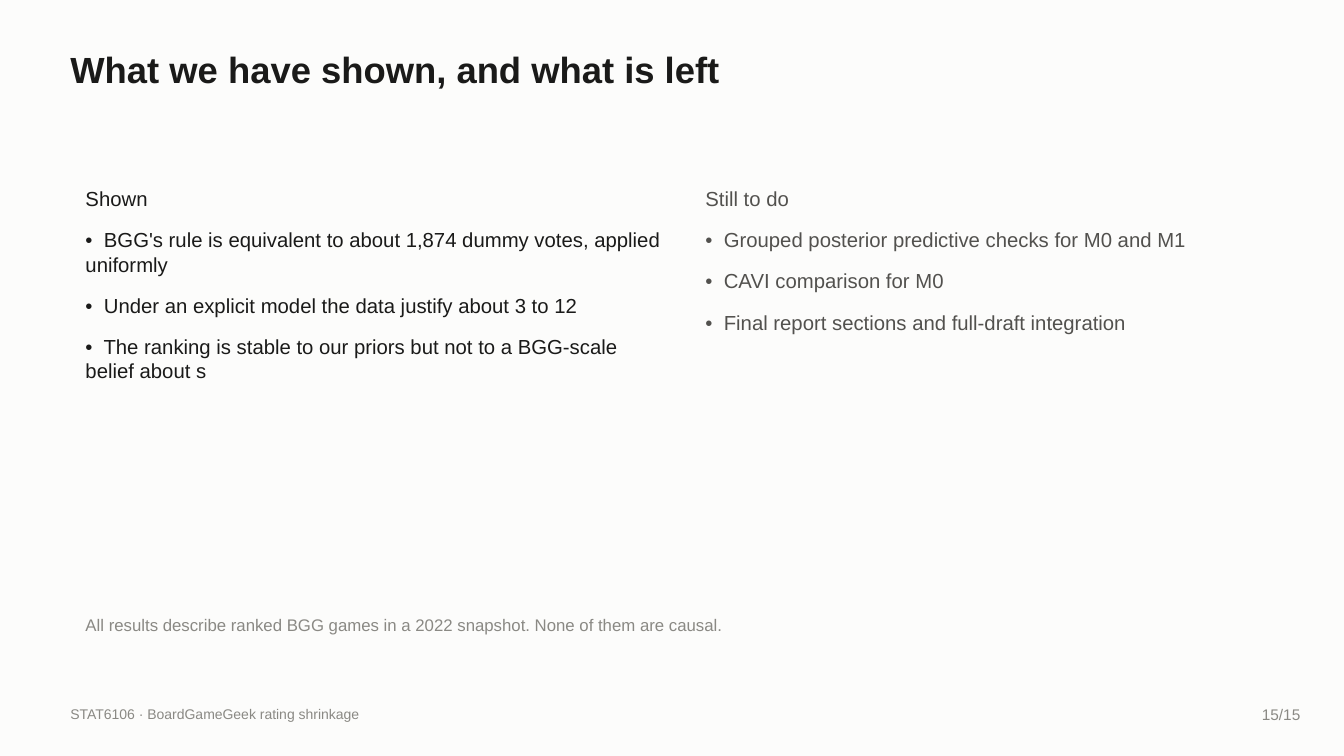
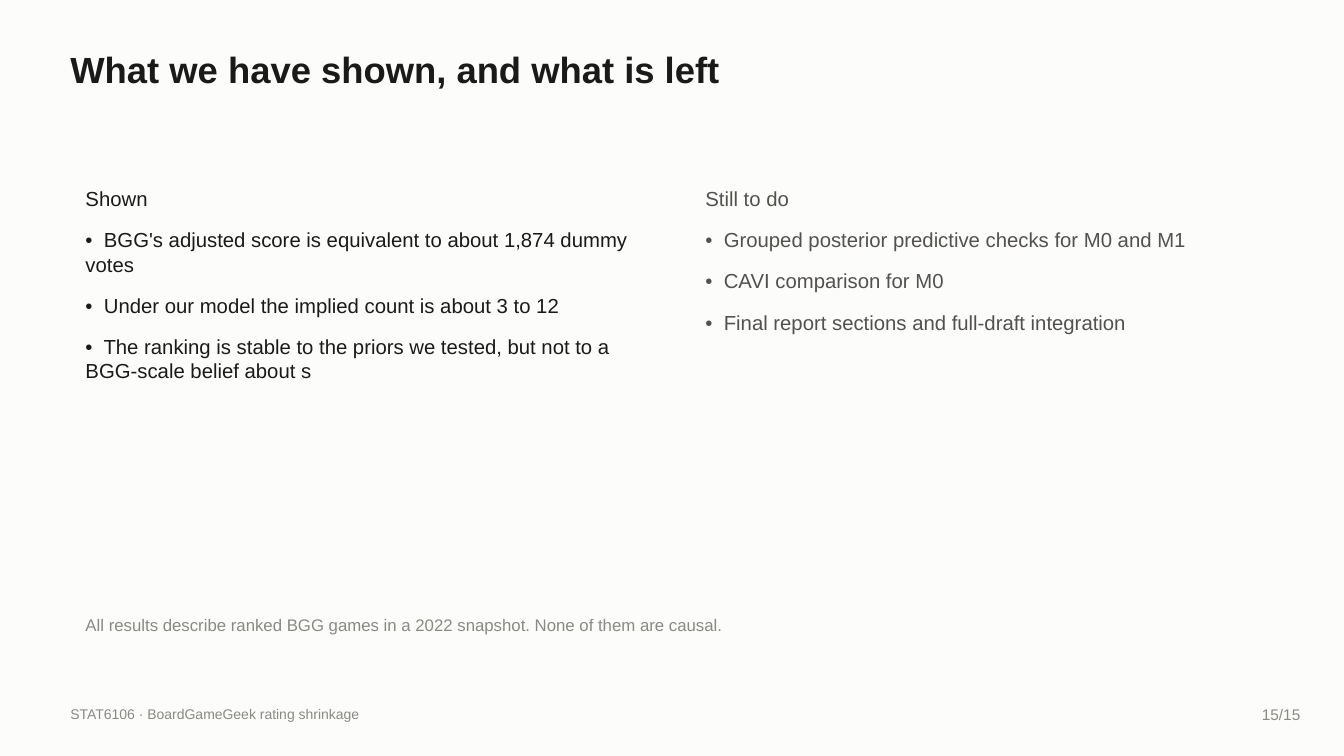
Before and after one commit to iwanttosleeeep/bayesian-boardgame-ratings, a slide deck: slide 15 of slides/Group_deck_draft.pptx. Drawn at 1344x756 pixels with LibreOffice and Linux fonts; fonts in the diff are those of the drawing. Boxes give left, top, right and bottom in pixels: in the first picture for what was removed or moved away, otherwise in the second. Text is boxed around its words. In the diff, an @@ line names an element or a change of style, - is before the commit and + after.

```diff
--- a/slides/Group_deck_draft.pptx
+++ b/slides/Group_deck_draft.pptx
@@ text at (85, 232, 627, 379): text changed @@
-• BGG's rule is equivalent to about 1,874 dummy votes, applied uniformly
-• Under an explicit model the data justify about 3 to 12
-• The ranking is stable to our priors but not to a BGG-scale belief about s
+• BGG's adjusted score is equivalent to about 1,874 dummy votes
+• Under our model the implied count is about 3 to 12
+• The ranking is stable to the priors we tested, but not to a BGG-scale belief about s
```
Also in this commit, not shown: 6 other slides changed, 14 other files.
